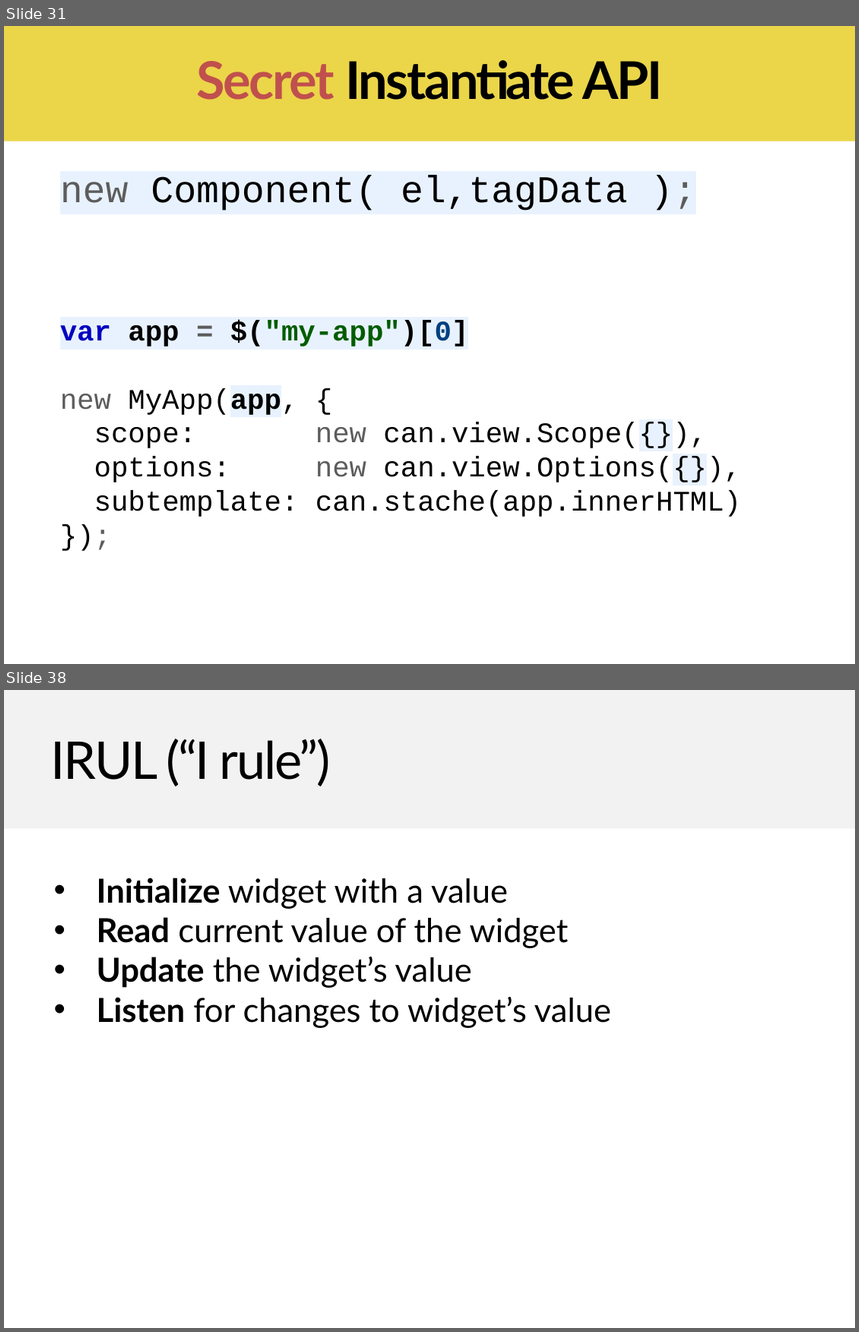
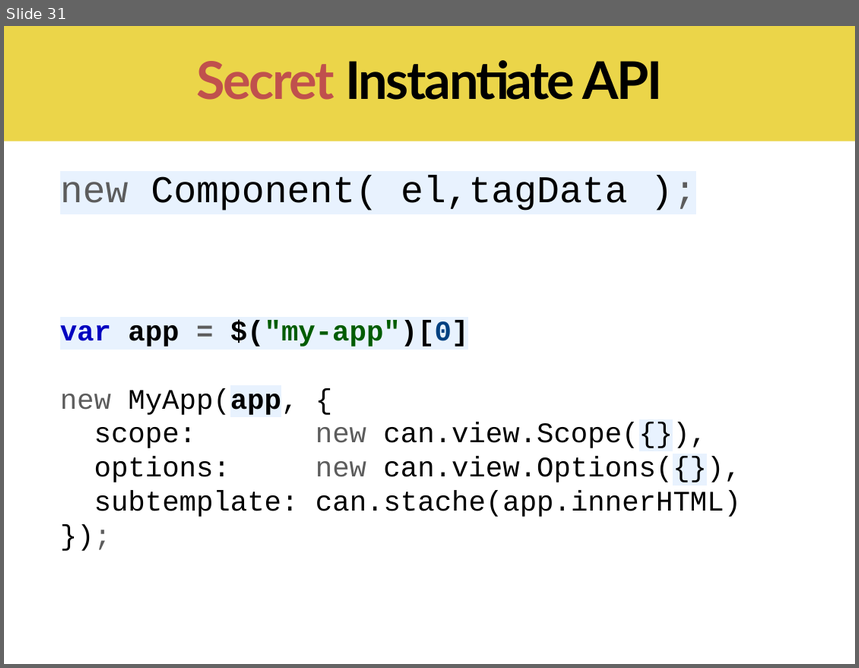
Before and after one commit to canjs/can-meetup, a slide deck: 6_component/canjs-component.pptx. Shown one above the other, each under a label of ours: slides 31 and 38 before the commit, slide 31 after it; the slides between them are not shown. The pictures are 859x1332 and 859x668 pixels, drawn with LibreOffice and Linux fonts; fonts in the diff are those of the drawing. Boxes give left, top, right and bottom in pixels: in the first picture for what was removed or moved away, otherwise in the second. Text is boxed around its words. In the diff, an @@ line names an element or a change of style, - is before the commit and + after.

```diff
--- a/6_component/canjs-component.pptx
+++ b/6_component/canjs-component.pptx
@@ slide 38 removed at (4,690,855,1328), background #FFFFFF @@
@@ rectangle removed at (4,690,855,829) @@
@@ text removed at (51,739,331,787) @@
-IRUL (“I rule”)
@@ text removed at (97,878,611,1028) @@
-• Initialize widget with a value
-• Read current value of the widget
-• Update the widget’s value
-• Listen for changes to widget’s value
```
Also in this commit, not shown: 7 slides changed, 6 slides added, 19 other slides removed, 16 other files.
